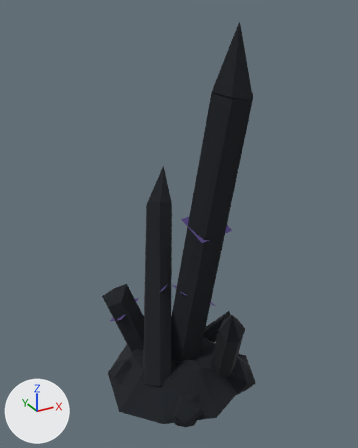
A saved change to the glTF model docs/concept-art/models/env-resonance-crystal.glb.
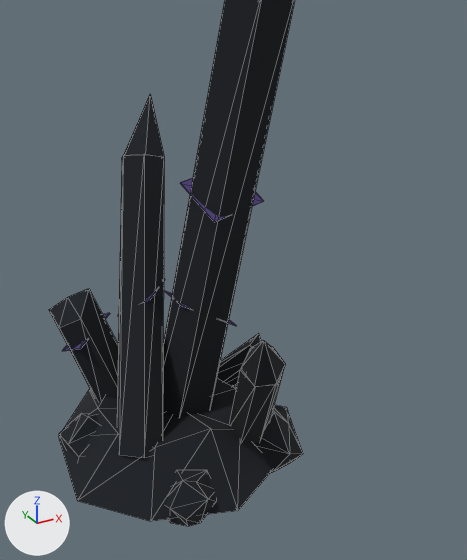
The first picture shows the older version from a camera (50 mm lens) standing at (-16.6, -30.2, 29.4) and looking at (-0.2, -0.5, 14.6). The close-ups show the older and then the newer version on the part from 20% to 99% of the width and 24% to 100% of the height of that picture. Only the edits that show in the close-ups are written down. Arrows for +X, +Y and +Z are at lower left; the lights stay in place. The close-ups show mesh edges as thin lines. Where no turn or scale is listed for an object, it has been applied to the vertices.

The scene before the commit, as lines of its bpy script (objects in view):
```python
me_mesh_2 = bpy.data.meshes.new('Mesh_2')
me_mesh_2.from_pydata(...)  # 20 vertices, 36 faces; spans x -1.51..1.51, y -1.62..1.62, z -1.8..1.8
me_mesh_2.materials.append(mat_abyss_stone)  # black #10161d
ob_boulder_2 = bpy.data.objects.new('boulder_2', me_mesh_2)
ob_boulder_2.location = (-4.1, 1.4, 0.5)
ob_shard_2 = bpy.data.objects.new('shard_2', None)
ob_shard_2.parent = ob_env_resonance_crystal
ob_shard_2.location = (-2.8, -1.4, 1.5)
ob_shard_2.rotation_euler = (-0.317, -0.355, -1.339)  # degrees (-18, -20, -77)
ob_shard_3 = bpy.data.objects.new('shard_3', None)
ob_shard_3.parent = ob_env_resonance_crystal
ob_shard_3.location = (2.9, -2.4, 1.3)
ob_shard_3.rotation_euler = (-0.0632, -0.626, 1.155)  # degrees (-3.6, -36, 66)
# also in view: 'shard_5_broken' at (4.5, 1.2, 2.4); 'boulder_1' at (3.9, -2.6, 0.6); 'shard_1_body' at (1.7, -0.7, 12.8); 'shard_4_broken' at (-2.7, 3.4, 4.6); 'shard_2_tip' at (0.5, 4.3, 15.6)
```
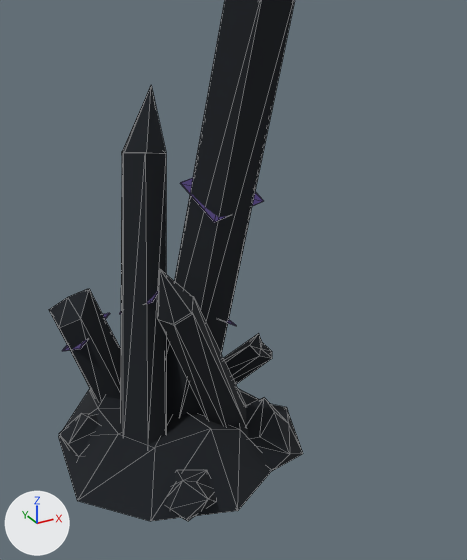
ob_shard_2 is not drawn itself; it is the parent of ob_shard_2_body, ob_shard_2_tip, ob_shard_2_seam_1.
ob_shard_3 is not drawn itself; it is the parent of ob_shard_3_body, ob_shard_3_tip.

Where the newer file only moved an object's origin or applied its transform, the numbers keep the older frame.

Where the change shows, as pixel boxes [x1, y1, x2, y2] in the close-ups (467 x 560 px):
'shard_2_body', moved, turned
    before: [117, 154, 164, 458]
    after: [120, 152, 166, 446]
'shard_3_body', moved, turned
    before: [229, 347, 285, 443]
    after: [158, 297, 246, 426]
'shard_3_tip', moved, turned
    before: [241, 341, 285, 387]
    after: [157, 269, 193, 325]
'shard_2_tip', moved, turned
    before: [124, 94, 164, 157]
    after: [122, 86, 166, 153]
'shard_2_seam_1', moved, turned
    before: [117, 279, 165, 316]
    after: [119, 292, 158, 314]

The change in detail:
Object 'shard_2' (ob_shard_2) moves from (-2.8, -1.4, 1.5) to (-2.4, -1.0, 1.5).
Object 'shard_2' (ob_shard_2) turns from (-18, -20, -77) to (-12, -14, -79) degrees about x, y and z.
Object 'shard_3' (ob_shard_3) moves from (2.9, -2.4, 1.3) to (2.4, -1.6, 1.3).
Object 'shard_3' (ob_shard_3) turns from (-3.6, -36, 66) to (-2.4, -26, 26) degrees about x, y and z.
